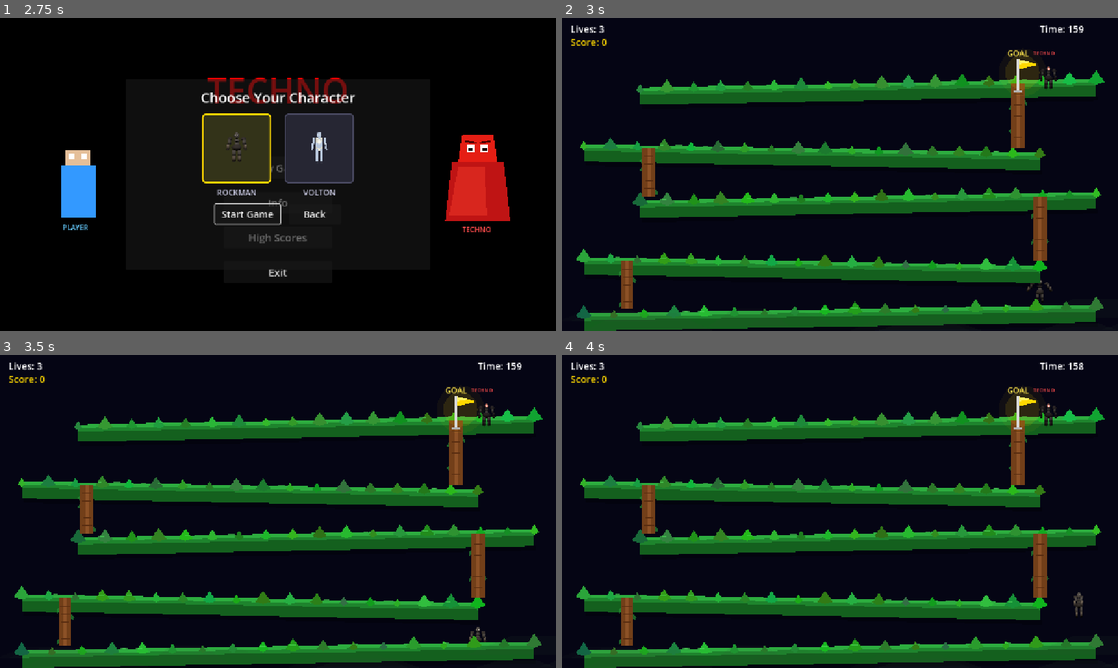
Above: before the commit, frames 1-4 (two rows, left to right).
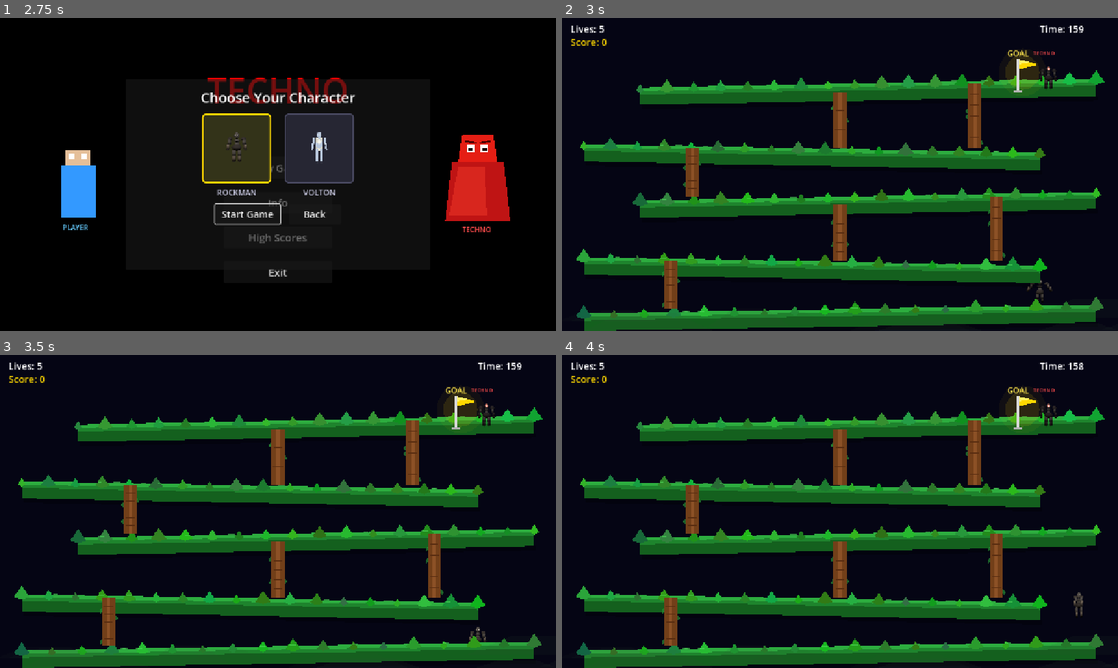
Above: after the commit, the same moments.

Repository: camader/techno_gd
Game: Godot game, scene res://scenes/title_screen.tscn
The game is run twice, just before and just after one commit, with the same random seed, the same clock (stepped at 60 frames per second) and the same inputs.
Inputs (mouse positions are in pixels of both pictures, inside the frame that each line leads up to):
- Up to frame 1 (2.75 s): click "New Game" at 0.5 s; click "New Game" at 1.25 s; click "Next" at 2 s
- Up to frame 2 (3 s): click "Start Game" at 2.75 s
- Up to frame 3 (3.5 s): no input
- Up to frame 4 (4 s): tap Enter (ui_accept) at 3.5, 3.77 s; move the mouse to (962, 495) at 3.52 s; hold Right (ui_right) from 3.53 s (still down); click (962, 495) at 3.67 s

Frame 1 is identical in both runs. In frame 2, 4.4% of the frame differs, in the area x 6-88%, y 2-93%; in frame 3, 4.4%; in frame 4, 4.4%.

Commit message:
improving gameplay

Diff:
--- a/scripts/level_1.gd
+++ b/scripts/level_1.gd
@@ -6,7 +6,7 @@
 var spawn_timer := 0.0
 const SPAWN_INTERVAL := 2.8
 
-var lives := 3
+var lives := 5
 var found_cheese := false
 var game_over := false
 var trunks_visited := {}
@@ -23,10 +23,12 @@
 
 # Tree trunk positions [x, top_y, bottom_y] - connecting platforms
 var trunks := [
-	[150, 560, 670],    # Left side, level 1->2
-	[1100, 410, 560],   # Right side, level 2->3
-	[200, 300, 410],    # Left side, level 3->4
-	[1050, 150, 300],   # Right side, level 4->5
+	[250, 560, 670],    # Left-center, platform 0->1 (shifted inward)
+	[640, 430, 560],    # Center, platform 1->2 (new alternate path)
+	[1000, 410, 560],   # Right side, platform 1->2 (shifted inward)
+	[300, 300, 410],    # Left side, platform 2->3 (shifted inward)
+	[640, 170, 300],    # Center, platform 3->4 (new alternate path)
+	[950, 150, 300],    # Right side, platform 3->4 (shifted inward)
 ]
 
 var stars := []
@@ -261,9 +263,10 @@
 		add_child(climb_area)
 
 func _on_trunk_entered(_area: Area2D, trunk_index: int) -> void:
-	if trunk_index == 1 and not trunks_visited.has(0):
+	# Cheese bonus for taking alternate routes (center trunks without using edge trunks)
+	if trunk_index == 1 and not trunks_visited.has(0):  # Center 1->2 without left 0->1
 		found_cheese = true
-	elif trunk_index == 3 and not trunks_visited.has(2):
+	elif trunk_index == 4 and not trunks_visited.has(3):  # Center 3->4 without left 2->3
 		found_cheese = true
 	trunks_visited[trunk_index] = true
 
--- a/scripts/rolling_obstacle.gd
+++ b/scripts/rolling_obstacle.gd
@@ -7,7 +7,7 @@
 var scored := false
 var jumped_over := false
 var hit_cooldown := 0.0
-var lifetime := 45.0
+var lifetime := 90.0
 var was_falling := false
 var land_count := 0
 
@@ -68,11 +68,7 @@
 		hit_cooldown = 0.3
 		hits_received += 1
 
-		var hits_needed := 1
-		if log_type == LogType.GREEN or log_type == LogType.GOLD:
-			hits_needed = 2
-
-		if hits_received >= hits_needed:
+		if hits_received >= 1:
 			scored = true
 			var level = get_tree().current_scene
 			if level.has_method("add_score"):
